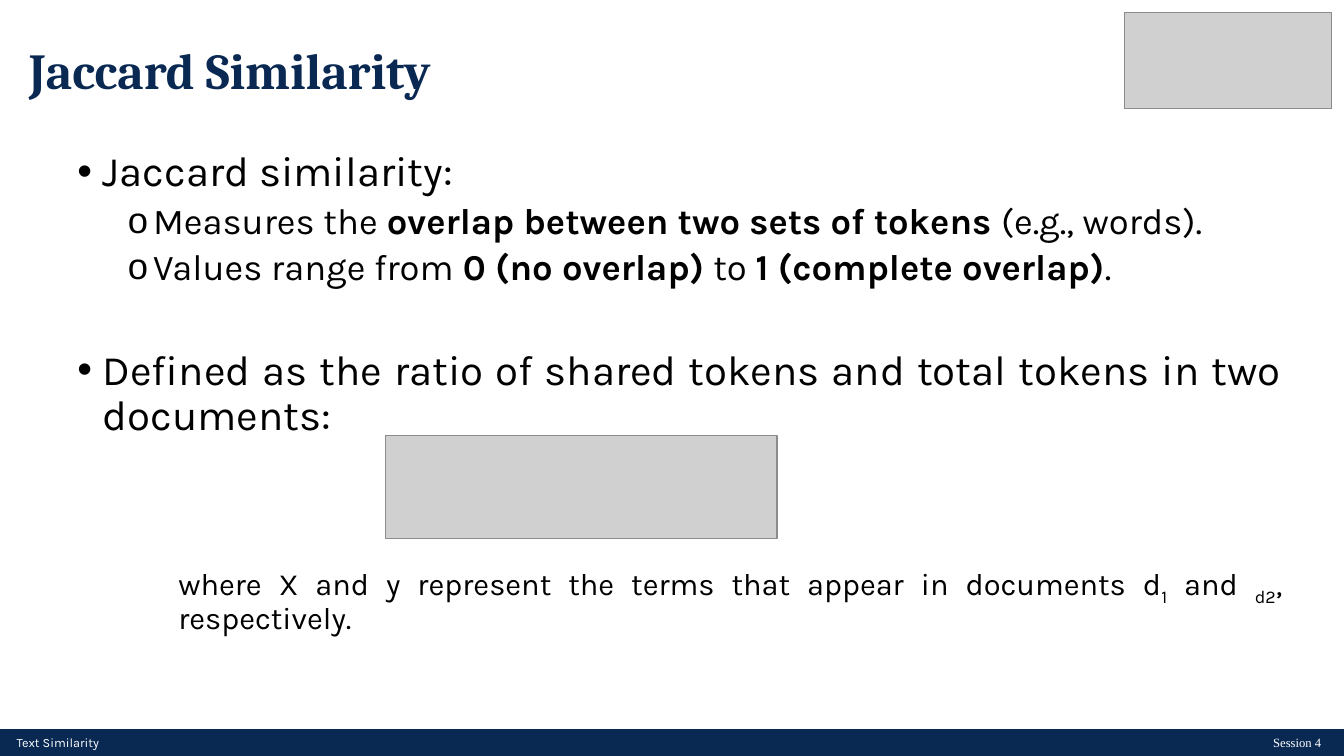
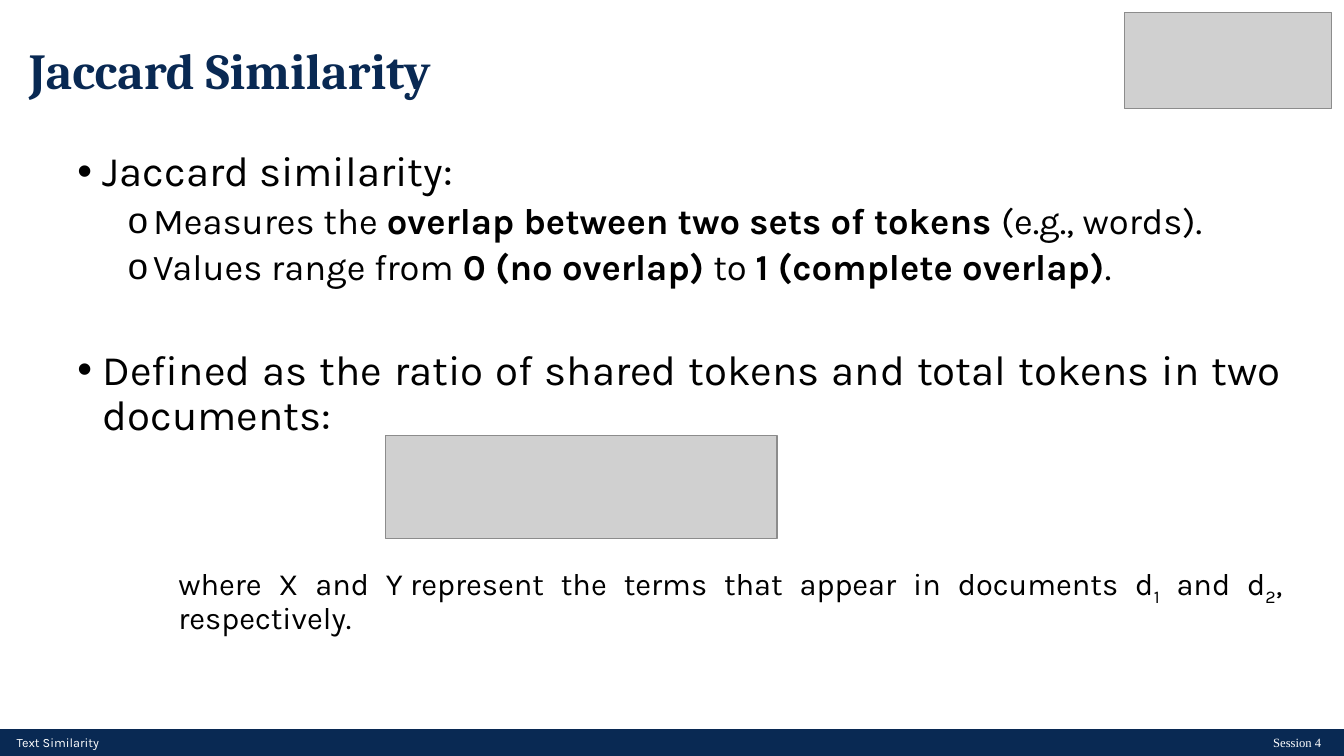
Before and after one commit to LCDA-UCP/tac-hands-on, a slide deck: slide 6 of lectures/TAC-Session04.pptx. Drawn at 1344x756 pixels with LibreOffice and Linux fonts; fonts in the diff are those of the drawing; grey boxes stand for pictures. Boxes give left, top, right and bottom in pixels: in the first picture for what was removed or moved away, otherwise in the second. Text is boxed around its words. In the diff, an @@ line names an element or a change of style, - is before the commit and + after.

```diff
--- a/lectures/TAC-Session04.pptx
+++ b/lectures/TAC-Session04.pptx
@@ text at (178,574,1231,637): text changed @@
-    where X and y represent the terms that appear in documents d1 and d2, respectively.
+    where X and Y represent the terms that appear in documents d1 and d2, respectively.
```
Also in this commit, not shown: 1 other file.
